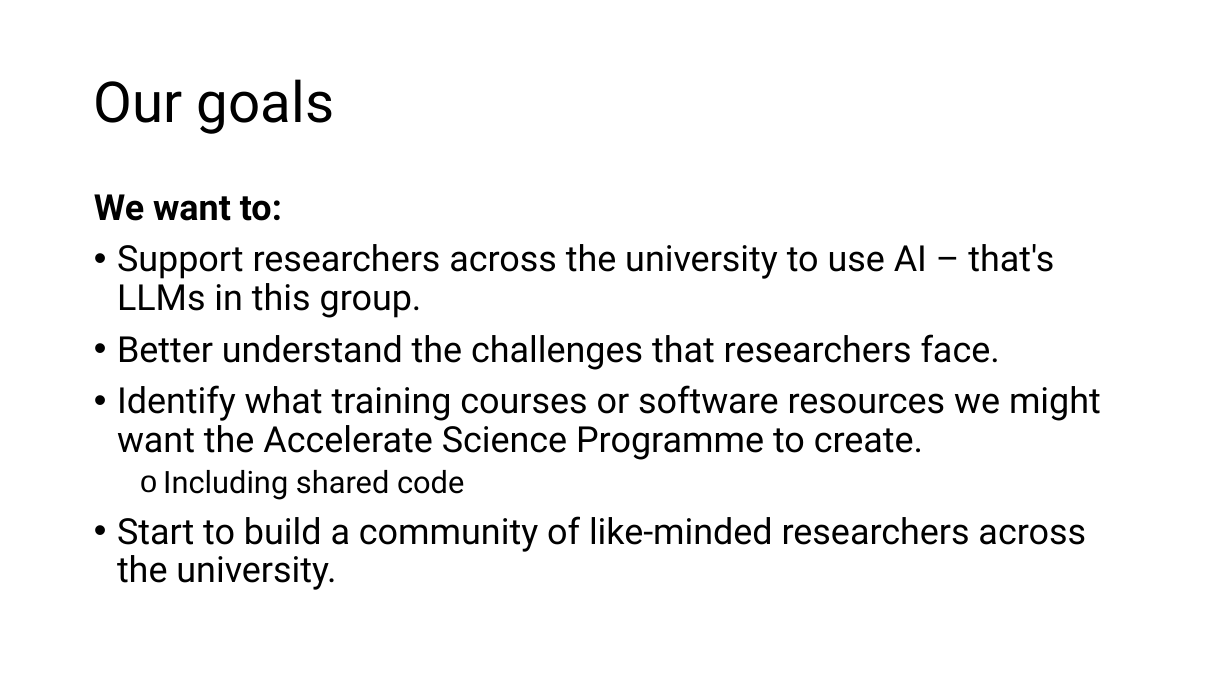
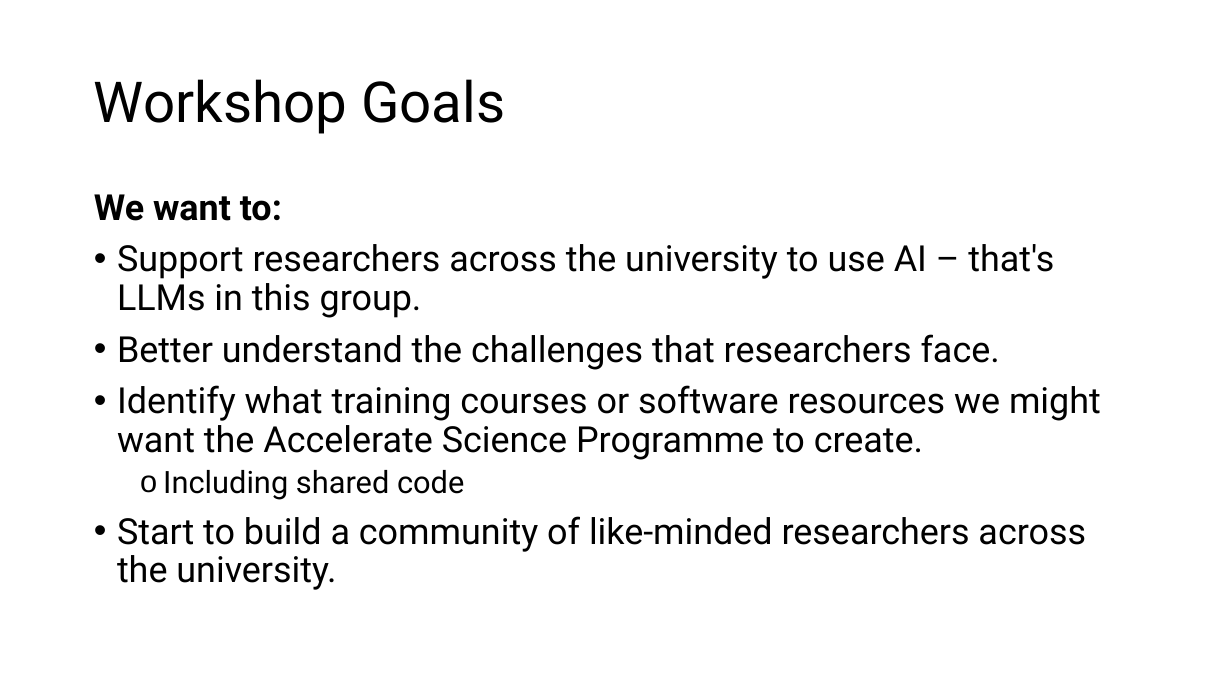
Before and after one commit to acceleratescience/large-language-models, a slide deck: slide 3 of slides/1-intro.pptx. Drawn at 1232x693 pixels with LibreOffice and Linux fonts; fonts in the diff are those of the drawing. Boxes give left, top, right and bottom in pixels: in the first picture for what was removed or moved away, otherwise in the second. Text is boxed around its words. In the diff, an @@ line names an element or a change of style, - is before the commit and + after.

```diff
--- a/slides/1-intro.pptx
+++ b/slides/1-intro.pptx
@@ title at <box>94,79,505,134</box>: text changed @@
-Our goals
+Workshop Goals
```
Also in this commit, not shown: 10 other slides changed, 1 slide removed.
